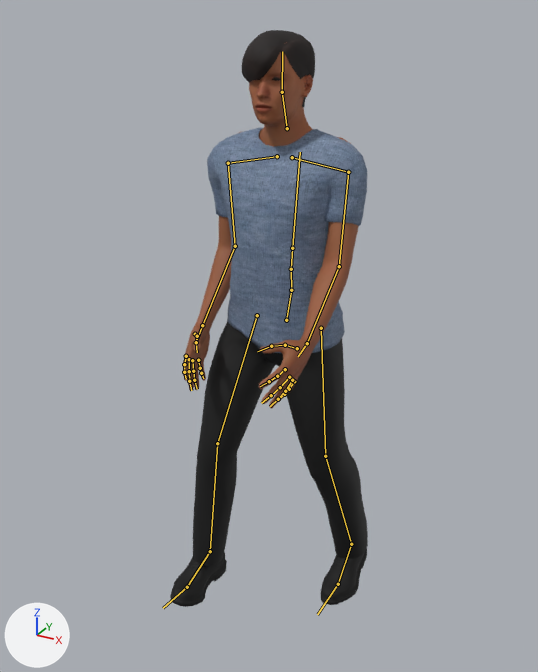
An edit to the glTF model public/models/npcs/joburg-driver.glb, drawn before and after from the same camera.
The view is the same before and after, from a 50 mm lens placed at (0.959, -1.862, 1.859), pointed at (-0.048, -0.032, 0.944). The axes (+X, +Y, +Z) are drawn at lower left. The lights are the same throughout. The older version comes first. Both versions are drawn at frame 11 of the action 'walk'; the numbers are the values there. The bones that change, and the others that lie on the model, are drawn over the model as lines.

Names of what the first picture shows: 'EyesMesh', 'HairShoesMesh', 'OutfitMesh', 'SkinMesh'.
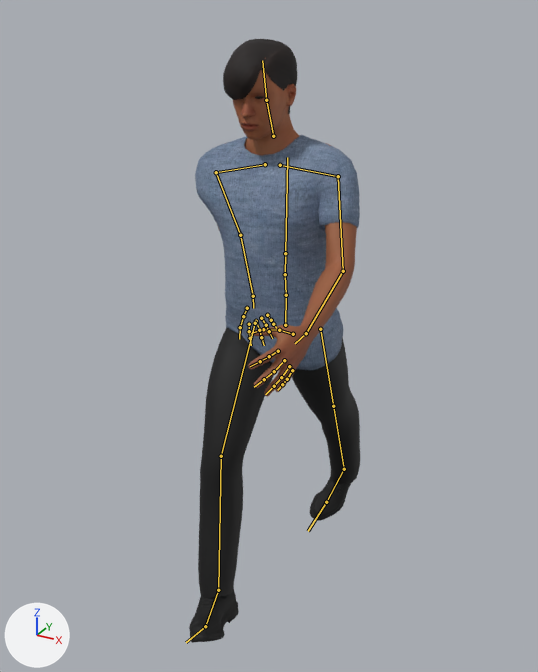
Pixel boxes [x1, y1, x2, y2] of what changed, in the pictures (538 x 672 px):
'OutfitMesh', posed: before [193, 127, 368, 566]; after [195, 135, 360, 598]
'SkinMesh', posed: before [183, 42, 359, 409]; after [217, 70, 357, 396]
'HairShoesMesh', posed (18% narrower): before [170, 30, 367, 607]; after [189, 39, 351, 643]
bone 'Hips', root to tip: before (286, 320) to (291, 290); after (285, 325) to (286, 295)
bone 'Spine', root to tip: before (291, 290) to (291, 269); after (286, 295) to (285, 274)
bone 'Chest', root to tip: before (291, 269) to (292, 248); after (285, 274) to (285, 253)
bone 'UpperArm_L', root to tip: before (348, 172) to (339, 266); after (338, 176) to (343, 271)
bone 'LowerArm_L', root to tip: before (339, 266) to (307, 343); after (343, 271) to (306, 333)
bone 'UpperArm_R', root to tip: before (228, 163) to (235, 246); after (216, 172) to (240, 235)
bone 'LowerArm_R', root to tip: before (235, 246) to (202, 325); after (240, 235) to (253, 296)
bone 'Head', root to tip: before (282, 92) to (282, 51); after (266, 100) to (262, 60)
bone 'UpperLeg_L', root to tip: before (321, 328) to (325, 456); after (320, 329) to (333, 406)
bone 'LowerLeg_L', root to tip: before (325, 456) to (351, 544); after (333, 406) to (344, 469)
bone 'Foot_L', root to tip: before (351, 544) to (338, 584); after (344, 469) to (326, 502)
bone 'UpperLeg_R', root to tip: before (257, 315) to (217, 443); after (255, 323) to (221, 456)
bone 'LowerLeg_R', root to tip: before (217, 443) to (210, 551); after (221, 456) to (218, 590)
bone 'Foot_R', root to tip: before (210, 551) to (187, 587); after (218, 590) to (205, 626)

Edits to the bpy script that builds the scene:
```text
Change bone_hips:
    where bone_hips = bpy.data.objects['Npc_joburg-driver'].pose.bones['Hips']  # child of 'Root'
    bone_hips.location: (0.0, 0.0, 0.0) -> (-0.005, -0.016, -0.006)
    bone_hips.rotation_quaternion: (1.0, 0.0, -0.005, 0.004) -> (0.997, 0.053, 0.015, 0.053)  # degrees (0, -1, 0) -> degrees (6, 1, 6)
Change bone_spine:
    where bone_spine = bpy.data.objects['Npc_joburg-driver'].pose.bones['Spine']  # child of 'Hips'
    bone_spine.rotation_quaternion: (1.0, -0.009, 0.0, -0.008) -> (0.998, -0.026, -0.017, -0.05)  # degrees (-1, 0, -1) -> degrees (-3, -2, -6)
Change bone_chest:
    where bone_chest = bpy.data.objects['Npc_joburg-driver'].pose.bones['Chest']  # child of 'Spine'
    bone_chest.rotation_quaternion: (1.0, -0.013, 0.0, 0.016) -> (0.999, -0.026, -0.009, 0.035)  # degrees (-1, 0, 2) -> degrees (-3, -1, 4)
Change bone_upperarm_l:
    where bone_upperarm_l = bpy.data.objects['Npc_joburg-driver'].pose.bones['UpperArm_L']  # child of 'clavicle_l'
    bone_upperarm_l.rotation_quaternion: (0.933, 0.068, -0.025, -0.351) -> (0.95, 0.199, 0.012, -0.24)  # degrees (8, 0, -41) -> degrees (22, 7, -27)
Change bone_lowerarm_l:
    where bone_lowerarm_l = bpy.data.objects['Npc_joburg-driver'].pose.bones['LowerArm_L']  # child of 'UpperArm_L'
    bone_lowerarm_l.rotation_quaternion: (1.0, 0.0, 0.0, 0.0) -> (0.999, 0.032, -0.016, -0.006)  # degrees (0, 0, 0) -> degrees (4, -2, -1)
Change bone_upperarm_r:
    where bone_upperarm_r = bpy.data.objects['Npc_joburg-driver'].pose.bones['UpperArm_R']  # child of 'clavicle_r'
    bone_upperarm_r.rotation_quaternion: (0.933, -0.068, -0.025, 0.351) -> (0.872, -0.366, 0.264, 0.187)  # degrees (-8, 0, 41) -> degrees (-42, 37, 10)
Change bone_lowerarm_r:
    where bone_lowerarm_r = bpy.data.objects['Npc_joburg-driver'].pose.bones['LowerArm_R']  # child of 'UpperArm_R'
    bone_lowerarm_r.rotation_quaternion: (1.0, 0.0, 0.0, 0.0) -> (0.945, -0.324, 0.027, 0.039)  # degrees (0, 0, 0) -> degrees (-38, 4, 3)
Change bone_head:
    where bone_head = bpy.data.objects['Npc_joburg-driver'].pose.bones['Head']  # child of 'neck_01'
    bone_head.rotation_quaternion: (1.0, 0.003, 0.0, -0.005) -> (0.995, 0.098, -0.016, -0.023)  # degrees (0, 0, -1) -> degrees (11, -2, -3)
Change bone_upperleg_l:
    where bone_upperleg_l = bpy.data.objects['Npc_joburg-driver'].pose.bones['UpperLeg_L']  # child of 'Hips'
    bone_upperleg_l.rotation_quaternion: (-1.0, -0.009, 0.0, -0.002) -> (-0.964, -0.264, 0.014, 0.01)  # degrees (1, 0, 0) -> degrees (31, -1, -2)
Change bone_lowerleg_l:
    where bone_lowerleg_l = bpy.data.objects['Npc_joburg-driver'].pose.bones['LowerLeg_L']  # child of 'UpperLeg_L'
    bone_lowerleg_l.rotation_quaternion: (0.991, 0.134, 0.013, 0.002) -> (0.998, -0.057, 0.0, 0.003)  # degrees (15, 1, 0) -> degrees (-7, 0, 0)
Change bone_foot_l:
    where bone_foot_l = bpy.data.objects['Npc_joburg-driver'].pose.bones['Foot_L']  # child of 'LowerLeg_L'
    bone_foot_l.rotation_quaternion: (0.999, -0.038, -0.003, -0.002) -> (0.988, 0.021, -0.07, 0.135)  # degrees (-4, 0, 0) -> degrees (1, -8, 15)
Change bone_upperleg_r:
    where bone_upperleg_r = bpy.data.objects['Npc_joburg-driver'].pose.bones['UpperLeg_R']  # child of 'Hips'
    bone_upperleg_r.rotation_quaternion: (0.983, -0.165, 0.018, -0.078) -> (0.94, -0.283, 0.053, -0.184)  # degrees (-19, 1, -9) -> degrees (-33, 0, -22)
Change bone_lowerleg_r:
    where bone_lowerleg_r = bpy.data.objects['Npc_joburg-driver'].pose.bones['LowerLeg_R']  # child of 'UpperLeg_R'
    bone_lowerleg_r.rotation_quaternion: (0.985, 0.17, -0.019, -0.001) -> (0.983, 0.183, 0.0, 0.01)  # degrees (20, -2, -1) -> degrees (21, 0, 1)
Change bone_foot_r:
    where bone_foot_r = bpy.data.objects['Npc_joburg-driver'].pose.bones['Foot_R']  # child of 'LowerLeg_R'
    bone_foot_r.rotation_quaternion: (0.999, -0.049, 0.003, -0.001) -> (0.984, -0.051, 0.071, -0.151)  # degrees (-6, 0, 0) -> degrees (-7, 7, -18)
```
